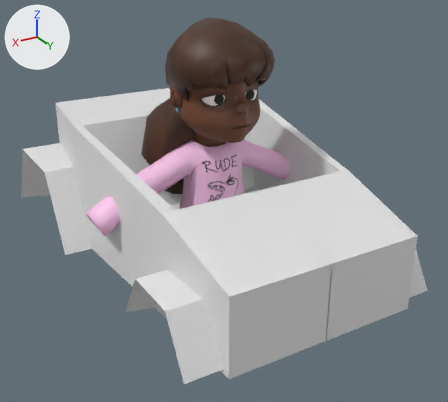
Two versions of the glTF model assets/carts/kitty/kitty_herself.glb, one commit apart.
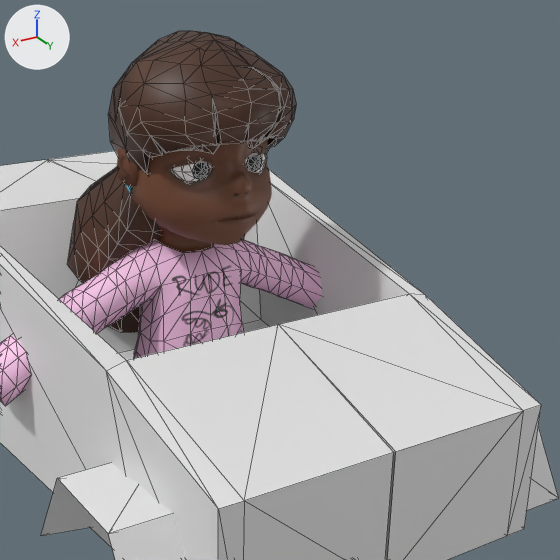
There are two pictures of each version: one whole from a 50 mm camera at (0.999, 1.773, 1.208) aimed at (-0.039, 0.042, 0.343), one close up on the part from 23% to 96% of the width and 0% to 81% of the height. Arrows for +X, +Y and +Z are at upper left; the lights stay in place. The close-ups show mesh edges as thin lines.

The older version as bpy lines, for what is in view:
```python
me_body = bpy.data.meshes.new('body')
me_body.from_pydata(...)  # 107 vertices, 184 faces; spans x -0.482..0.482, y -0.773..0.668, z 0.077..0.605
me_kitty_body = bpy.data.meshes.new('kitty_body')
me_kitty_body.from_pydata(...)  # 552 vertices, 1092 faces; spans x -0.445..0.445, y -0.038..0.155, z -0.275..0.306
me_kitty_body.materials.append(mat_kitty_material_001)
me_kitty_hair = bpy.data.meshes.new('kitty_hair')
me_kitty_hair.from_pydata(...)  # 362 vertices, 720 faces; spans x -0.194..0.198, y -0.235..0.274, z 0.049..0.694
me_kitty_hair.materials.append(mat_kitty_material_002)  # picture img_kitty_texture
ob_body = bpy.data.objects.new('body', me_body)
ob_body.location = (0.0, 0.0, 0.0)
ob_body_001 = bpy.data.objects.new('body.001', me_kitty_body)
ob_body_001.location = (0.0, -0.03, 0.276)
ob_hair = bpy.data.objects.new('hair', me_kitty_hair)
ob_hair.location = (0.0, -0.03, 0.276)
# also in view: 'face' at (0.0, 0.073, 0.742); 'Eye' at (0.0, 0.13, 0.748)
```
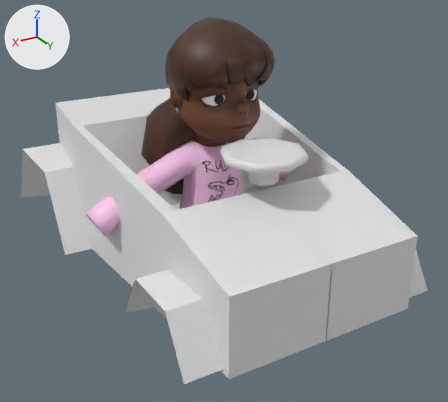
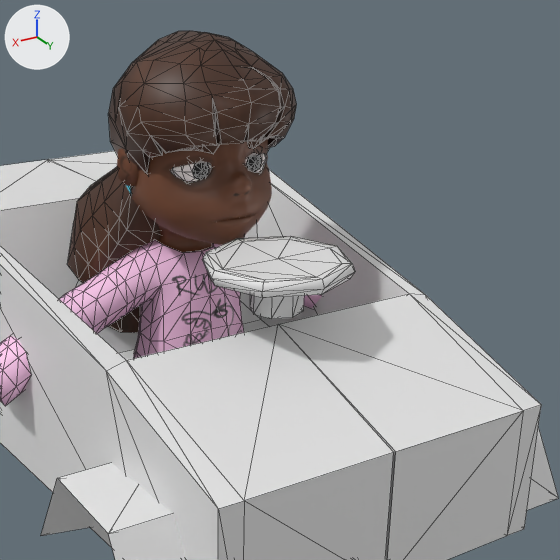
What changed in the scene script:
```text
Add me_steering_mesh:
    me_steering_mesh.from_pydata(...)  # 49 vertices, 94 faces; spans x -0.134..0.134, y -0.134..0.134, z -0.068..0.027
Add ob_steering:
    ob_steering = bpy.data.objects.new('steering', me_steering_mesh)
    ob_steering.location = (0.0, 0.336, 0.595)
```

Where the change shows, as pixel boxes (x1, y1, x2, y2) in the close-ups (560 x 560 px):
'steering', added: after (202, 236, 355, 319)
